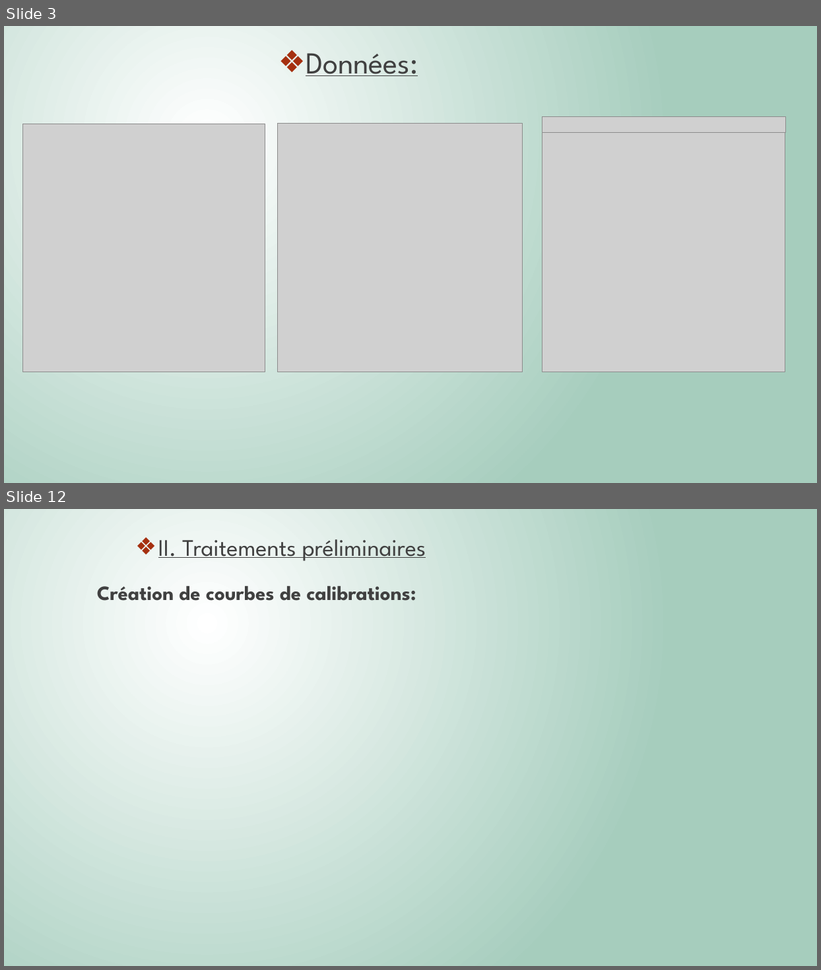
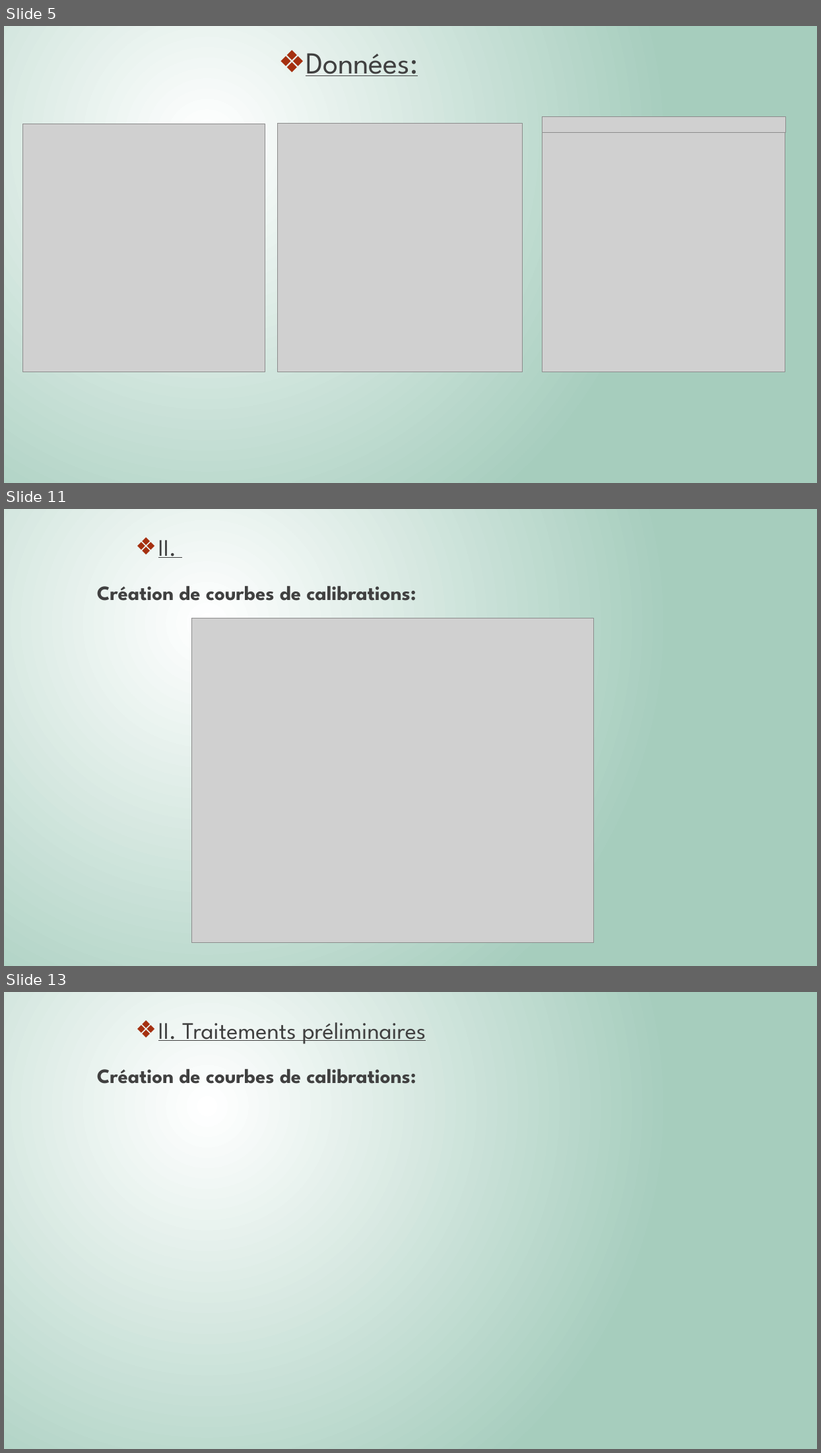
Before and after one commit to Killian-Herveau/PIMS, a slide deck: Pres_Avril/PresentationPIMSAvril.pptx. Shown one above the other, each under a label of ours: slides 3 and 12 before the commit, slides 5, 11 and 13 after it; the slides between them are not shown. The pictures are 821x970 and 821x1453 pixels, drawn with LibreOffice and Linux fonts; fonts in the diff are those of the drawing; grey boxes stand for pictures. Boxes give left, top, right and bottom in pixels: in the first picture for what was removed or moved away, otherwise in the second. Text is boxed around its words. In the diff, an @@ line names an element or a change of style, - is before the commit and + after.

```diff
--- a/Pres_Avril/PresentationPIMSAvril.pptx
+++ b/Pres_Avril/PresentationPIMSAvril.pptx
@@ slide 11 added at (4,509,817,966), background gradient #FFFFFF to #A6CDBD @@
@@ text added at (158,540,177,558), 28 pt, text #404040, underline @@
+❖ II.
@@ text added at (97,586,416,601), 24 pt, text #404040, bold @@
+Création de courbes de calibrations:
@@ picture added at (192,618,593,943) @@
@@ what was slide 3 is now slide 5 @@
@@ what was slide 12 is now slide 13 @@
```
Also in this commit, not shown: 9 slides changed, 1 other slide added, 1 slide removed, 1 other file.
